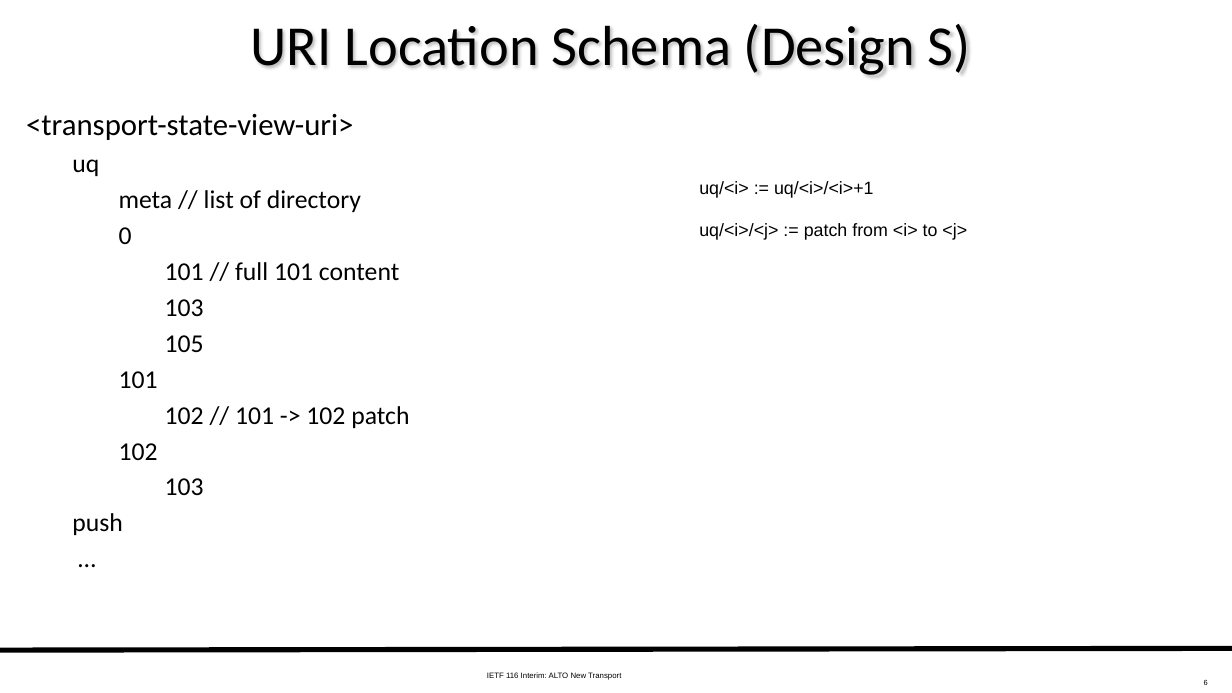
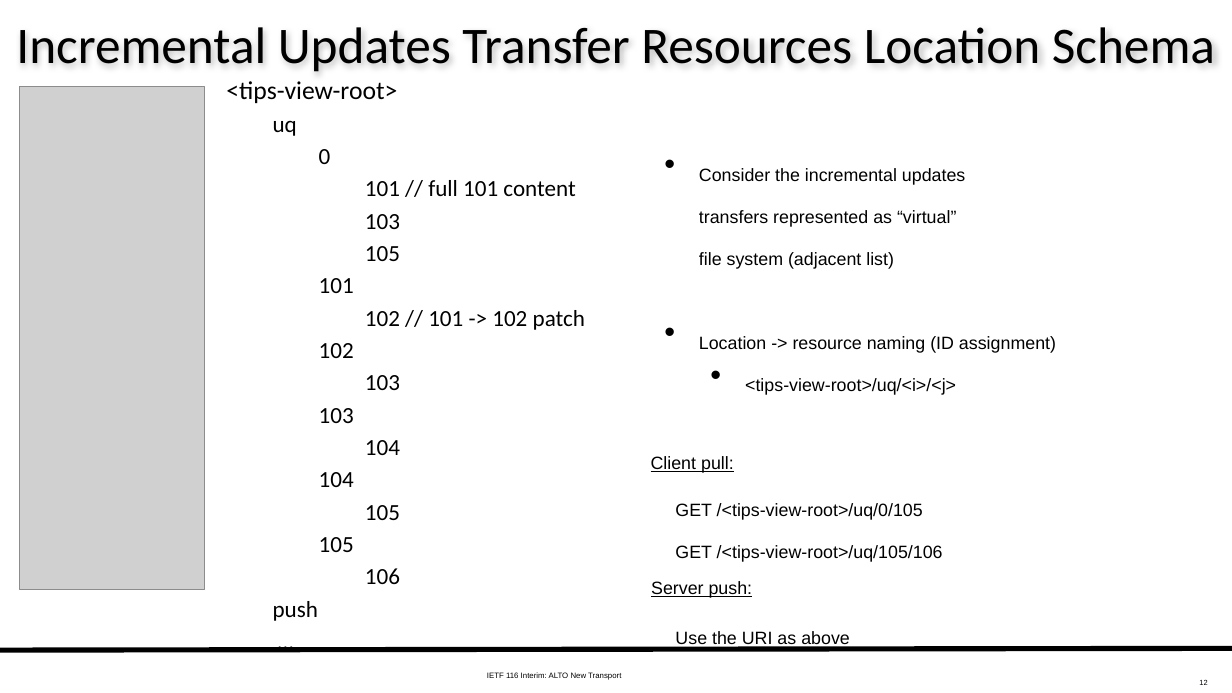
Before and after one commit to ietf-wg-alto/wg-materials, a slide deck: slide 12 of meetings-ietf/ietf-116-interim/slides-116-interim-alto-transport.pptx (slide 6 before the commit). Drawn at 1232x693 pixels with LibreOffice and Linux fonts; fonts in the diff are those of the drawing; grey boxes stand for pictures. Boxes give left, top, right and bottom in pixels: in the first picture for what was removed or moved away, otherwise in the second. Text is boxed around its words. In the diff, an @@ line names an element or a change of style, - is before the commit and + after.

```diff
--- a/meetings-ietf/ietf-116-interim/slides-116-interim-alto-transport.pptx
+++ b/meetings-ietf/ietf-116-interim/slides-116-interim-alto-transport.pptx
@@ title at [16,27,1215,72]: text changed; size 44 to 40 pt @@
-URI Location Schema (Design S)
+Incremental Updates Transfer Resources Location Schema
@@ picture added at [19,87,204,590] @@
@@ text "<tips-view-root>": place and size @@
-text "<tips-view-root>" at [26,114,409,535]
+text "<tips-view-root>" at [226,81,585,621]
@@ text at [226,81,397,103]: text changed; size 24 to 20 pt @@
-<transport-state-view-uri>
+<tips-view-root>
@@ text at [273,120,585,621]: size 20 to 18 pt in "uq", "0", "101 // full 101 content", "103" and 7 more places @@
@@ text added at [699,168,1056,395], 24 pt, text #000000 @@
+• Consider the incremental updates
+  transfers represented as “virtual”
+  file system (adjacent list)
+• Location -> resource naming (ID assignment)
+  • <tips-view-root>/uq/<i>/<j>
@@ text at [119,190,361,212]: paragraph removed @@
-    meta // list of directory
@@ text removed at [699,181,967,240] @@
-uq/<i> := uq/<i>/<i>+1
-uq/<i>/<j> := patch from <i> to <j>
@@ text at [319,408,400,584]: paragraphs added @@
+    103
+      104
+    104
+      105
+    105
+      106
@@ text added at [651,456,734,473], 24 pt, text #000000, underline @@
+Client pull:
@@ text added at [675,503,943,562], 24 pt, text #000000 @@
+GET /<tips-view-root>/uq/0/105
+GET /<tips-view-root>/uq/105/106
@@ text added at [651,581,753,598], 24 pt, text #000000, underline @@
+Server push:
@@ text added at [675,631,850,649], 24 pt, text #000000 @@
+Use the URI as above
@@ page number at [1199,679,1207,685]: text changed @@
-6
+12
```
Also in this commit, not shown: 9 other slides changed, 26 slides added, 6 slides removed.
